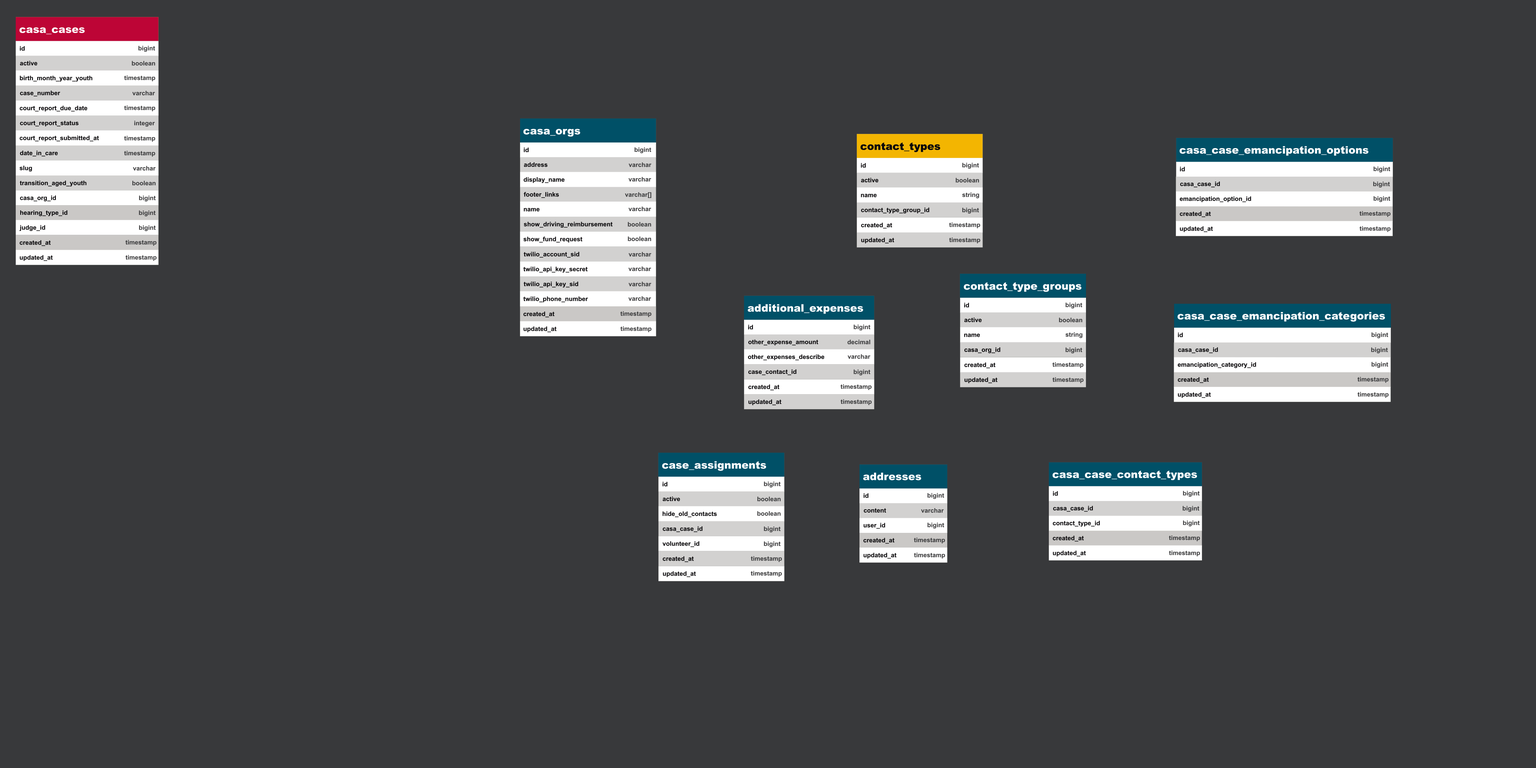
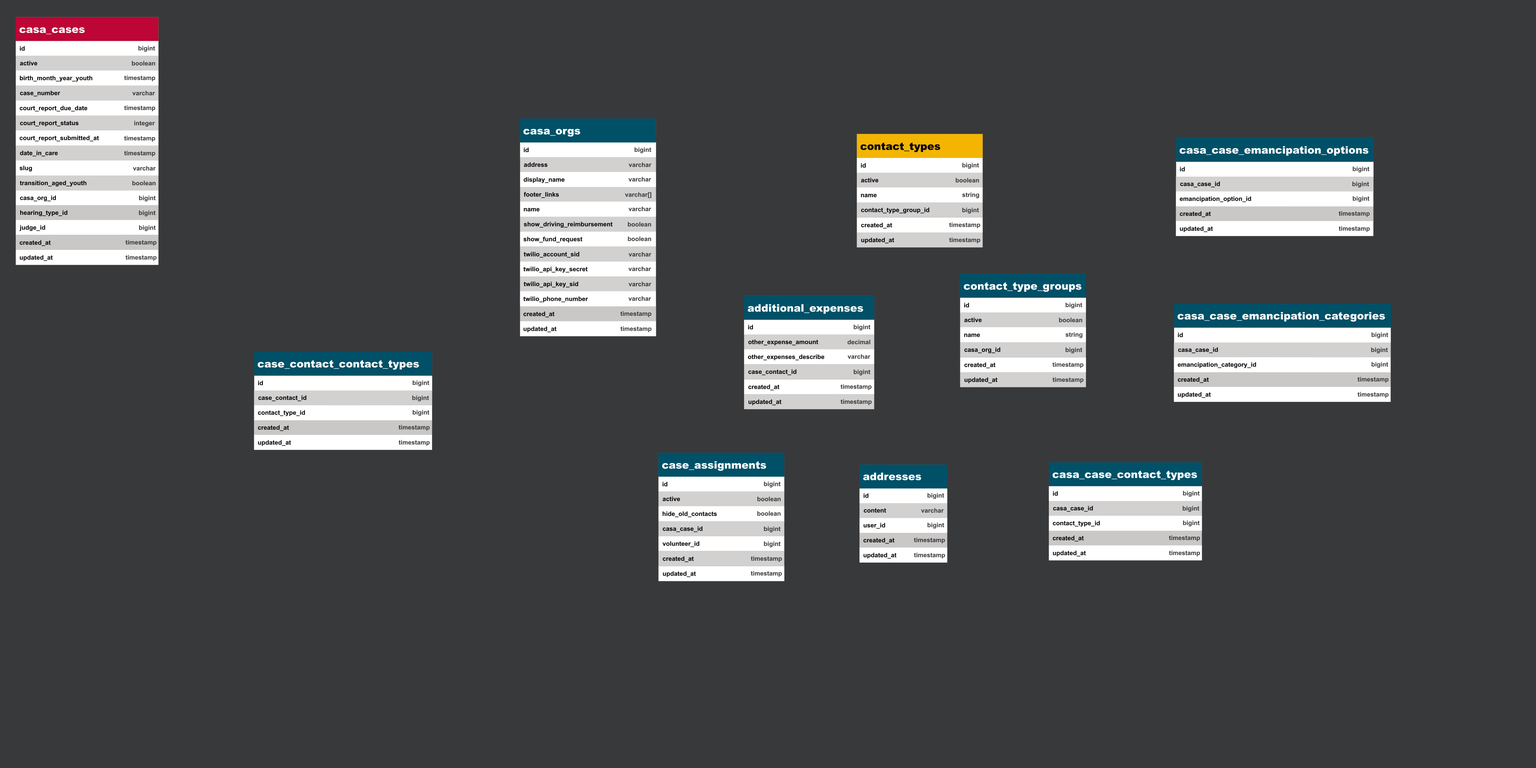
Two versions of the same layered image (1536x768). Layer-by-layer changes:
pixels changed over [79, 137, 1394, 557] (layer not identified)
